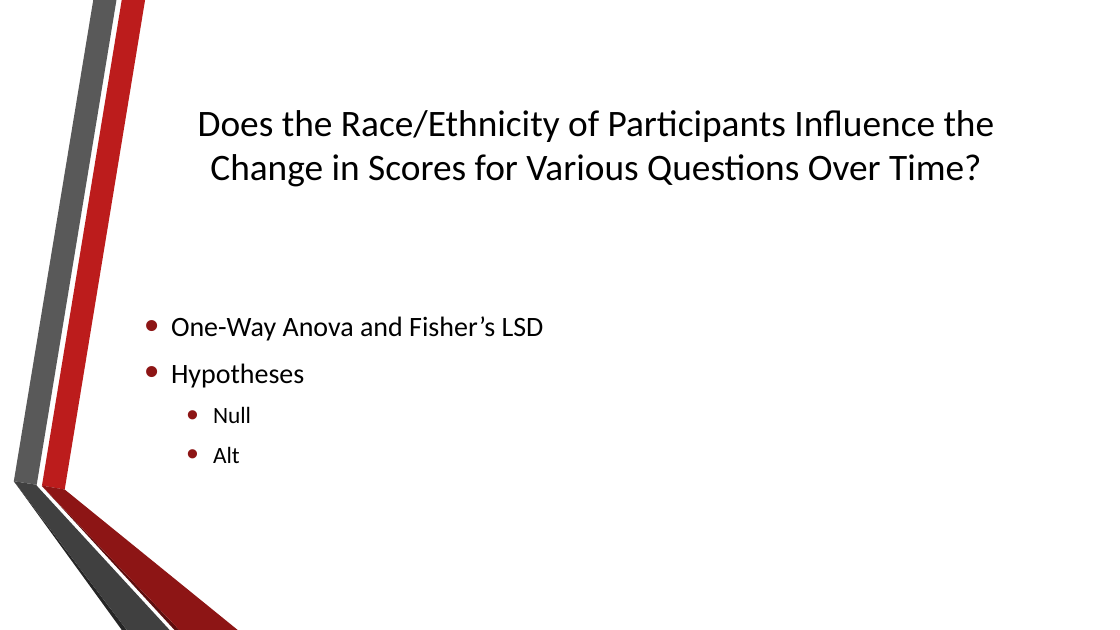
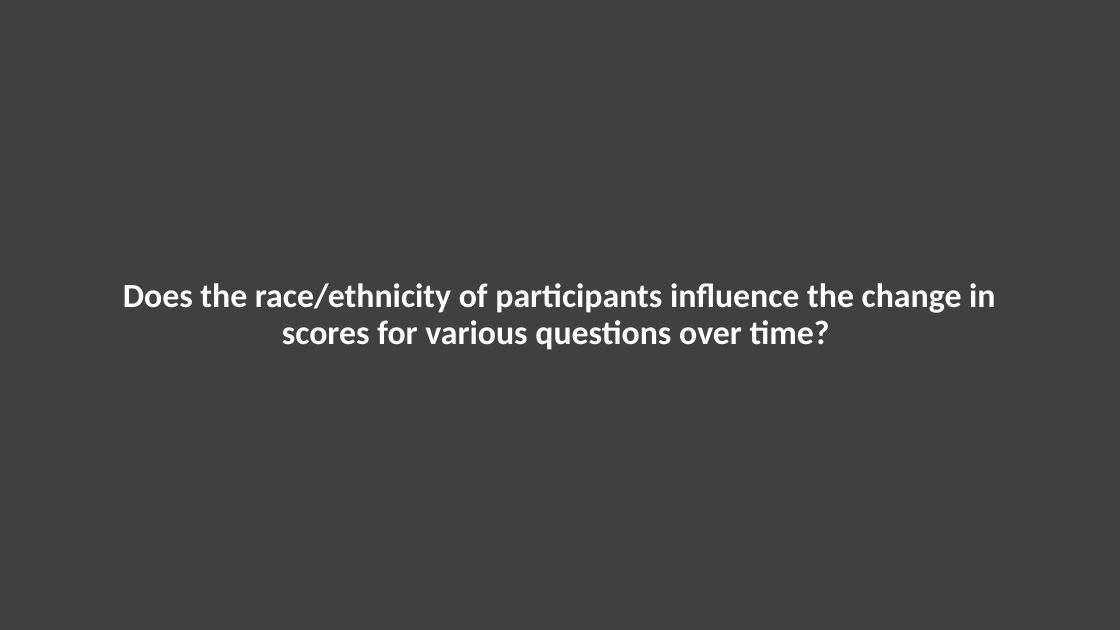
Before and after one commit to josh97ellis/omaha-girls-rock-analysis, a slide deck: slide 9 of deliverables/milestone_2/Final Presentation.pptx (slide 8 before the commit). Drawn at 1120x630 pixels with LibreOffice and Linux fonts; fonts in the diff are those of the drawing; background and template pictures are left out. Boxes give left, top, right and bottom in pixels: in the first picture for what was removed or moved away, otherwise in the second. Text is boxed around its words. In the diff, an @@ line names an element or a change of style, - is before the commit and + after.

```diff
--- a/deliverables/milestone_2/Final Presentation.pptx
+++ b/deliverables/milestone_2/Final Presentation.pptx
@@ background picture (left out) to #404040 @@
@@ title at [123,283,995,350]: text changed; size 32 to 29 pt; text colour #000000 to #FFFFFF; bold on @@
-Does the Race/Ethnicity of Participants Influence the Change in Scores for Various Questions Over Time?
+Does the race/ethnicity of participants influence the change in scores for various questions over time?
@@ text removed at [171,316,544,463] @@
-• One-Way Anova and Fisher’s LSD
-• Hypotheses
-  • Null
-  • Alt
@@ group removed at [13,0,238,630]: 6 freeform shapes @@
```
Also in this commit, not shown: 5 other slides changed, 7 slides added, 3 slides removed, 2 other files.
